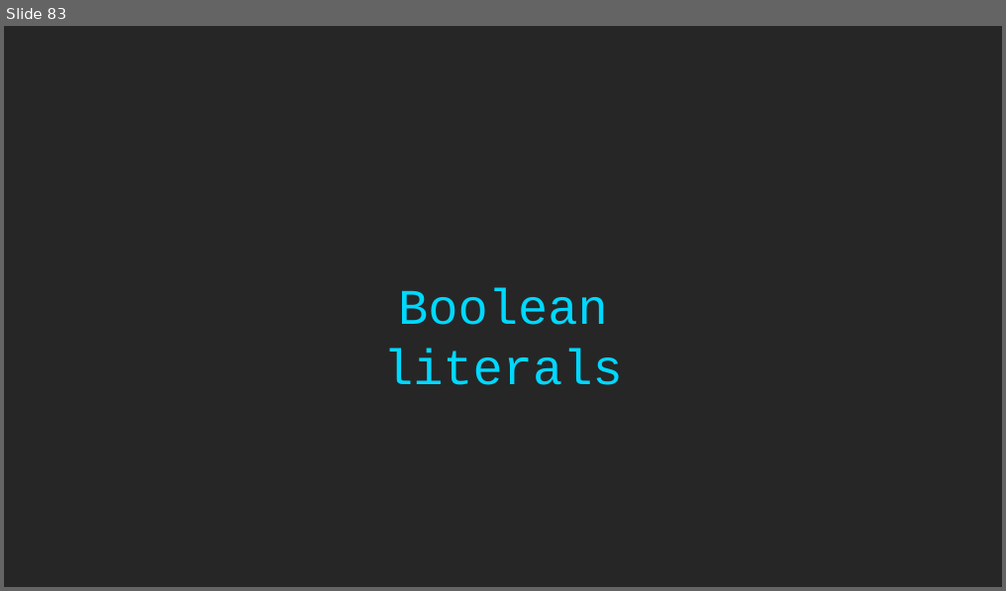
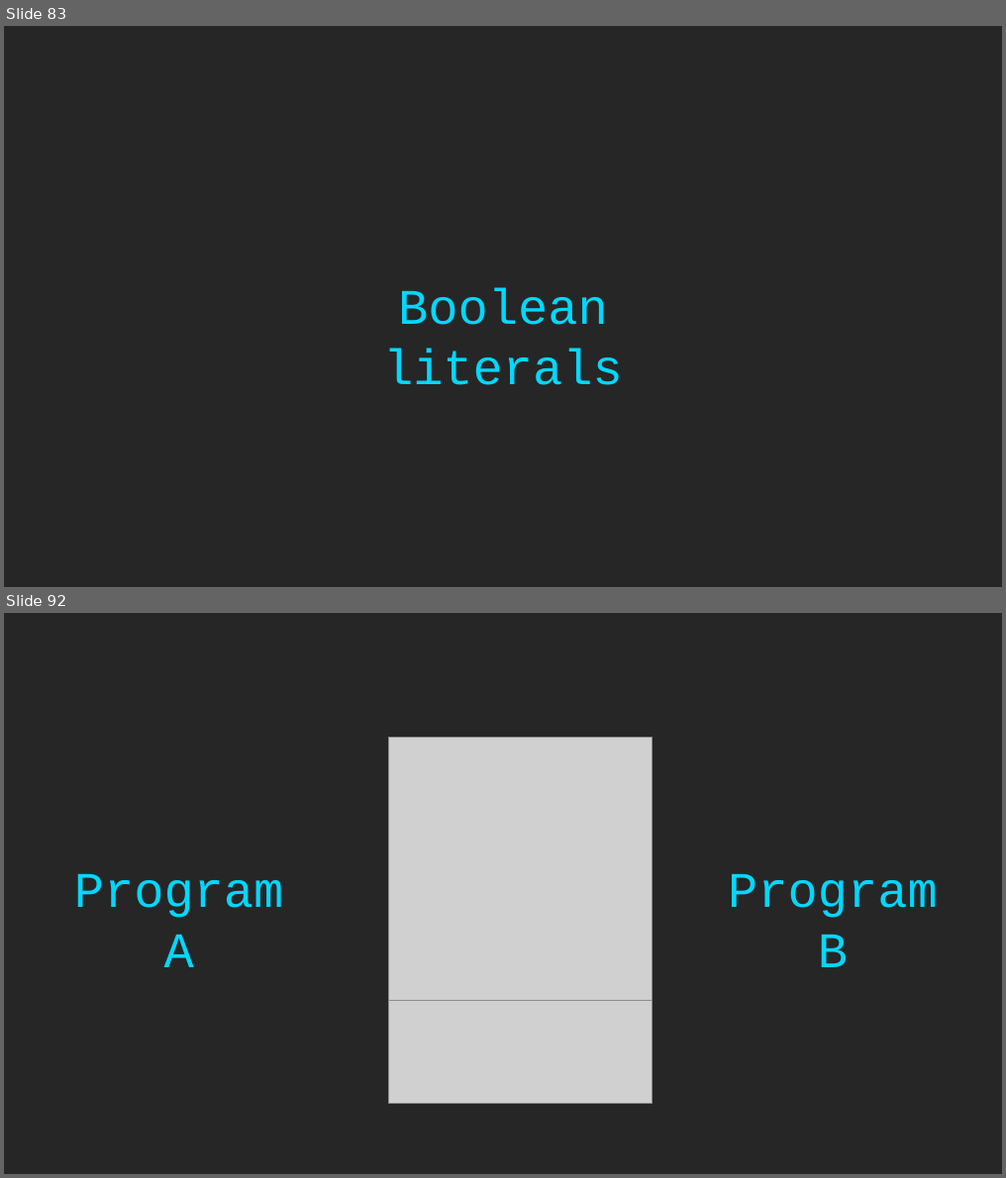
Before and after one commit to rkhaimov/ts-course, a slide deck: Course.pptx. Shown one above the other, each under a label of ours: slide 83 before the commit, slides 83 and 92 after it; the slides between them are not shown. The pictures are 1006x591 and 1006x1178 pixels, drawn with LibreOffice and Linux fonts; fonts in the diff are those of the drawing; grey boxes stand for pictures. Boxes give left, top, right and bottom in pixels: in the first picture for what was removed or moved away, otherwise in the second. Text is boxed around its words. In the diff, an @@ line names an element or a change of style, - is before the commit and + after.

```diff
--- a/Course.pptx
+++ b/Course.pptx
@@ slide 92 added at [4,613,1002,1174], background #262626 @@
@@ picture added at [389,738,652,1001] @@
@@ picture added at [389,840,652,1103] @@
@@ text added at [74,874,284,967], 48 pt, text #00D8FF @@
+Program A
@@ text added at [728,874,938,967], 48 pt, text #00D8FF @@
+Program B
```
Also in this commit, not shown: 14 other slides added.
